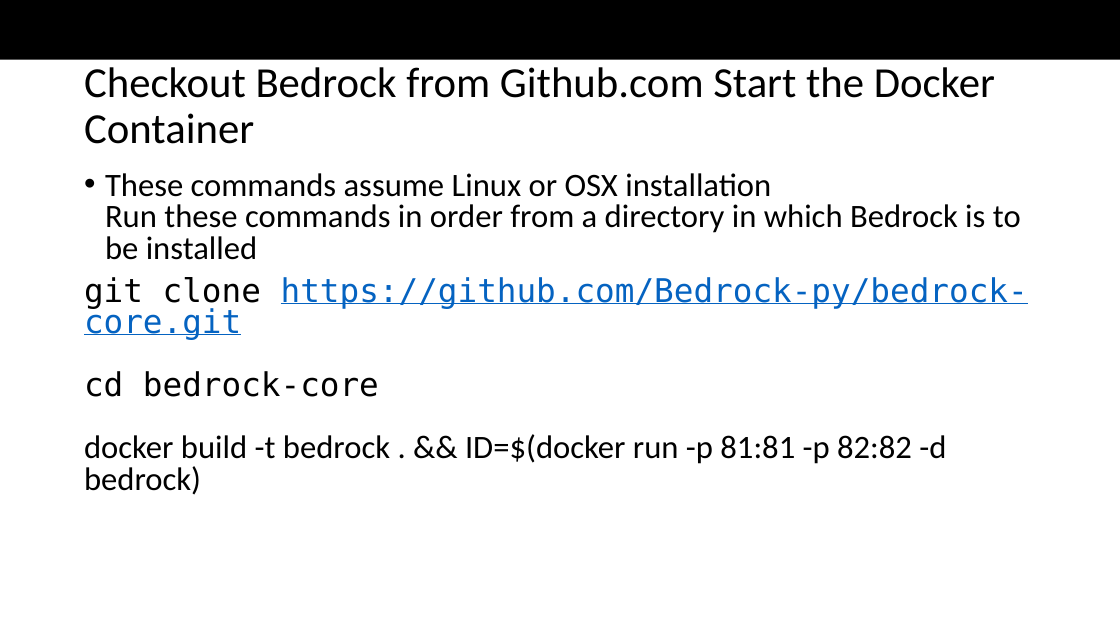
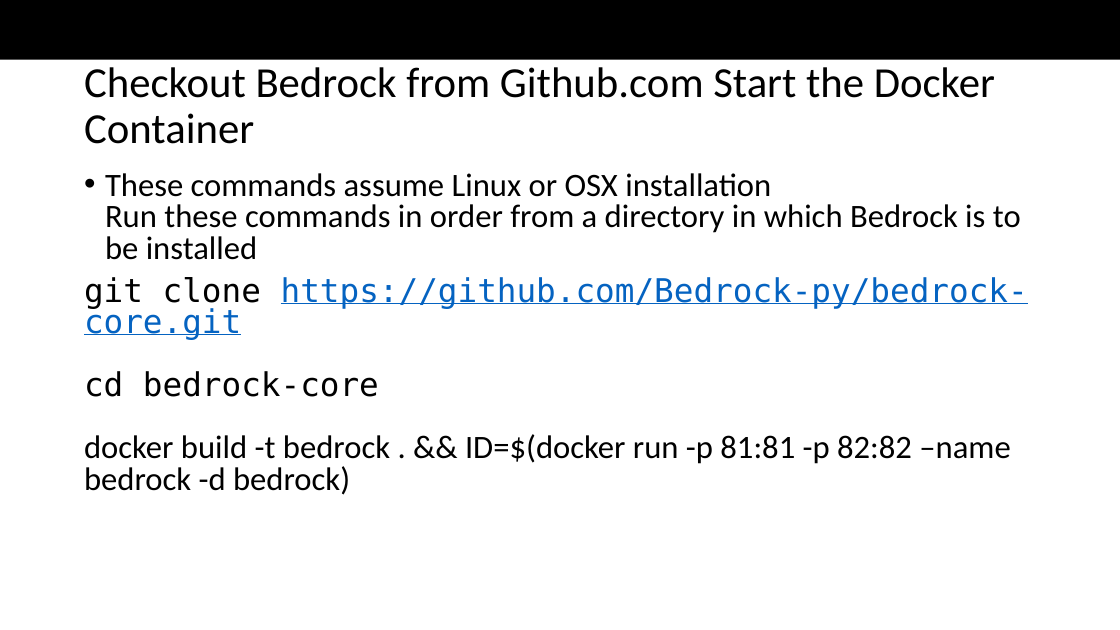
Before and after one commit to Bedrock-py/bedrock-core, a slide deck: slide 3 of docs/QuickStart.pptx. Drawn at 1120x630 pixels with LibreOffice and Linux fonts; fonts in the diff are those of the drawing; background and template pictures are left out. Boxes give left, top, right and bottom in pixels: in the first picture for what was removed or moved away, otherwise in the second. Text is boxed around its words. In the diff, an @@ line names an element or a change of style, - is before the commit and + after.

Commit message:
Updating QuickStart.pptx to include a name for the bedrock container

```diff
--- a/docs/QuickStart.pptx
+++ b/docs/QuickStart.pptx
@@ text at <box>84,277,1028,495</box>: text changed; font DejaVu Sans Mono to Calibri @@
-git clone https://github.com/Bedrock-py/bedrock-core.git
-cd bedrock-core
-docker build -t bedrock . && ID=$(docker run -p 81:81 -p 82:82 -d bedrock)
+git clone https://github.com/Bedrock-py/bedrock-core.git
+cd bedrock-core
+docker build -t bedrock . && ID=$(docker run -p 81:81 -p 82:82 –name bedrock -d bedrock)
```
